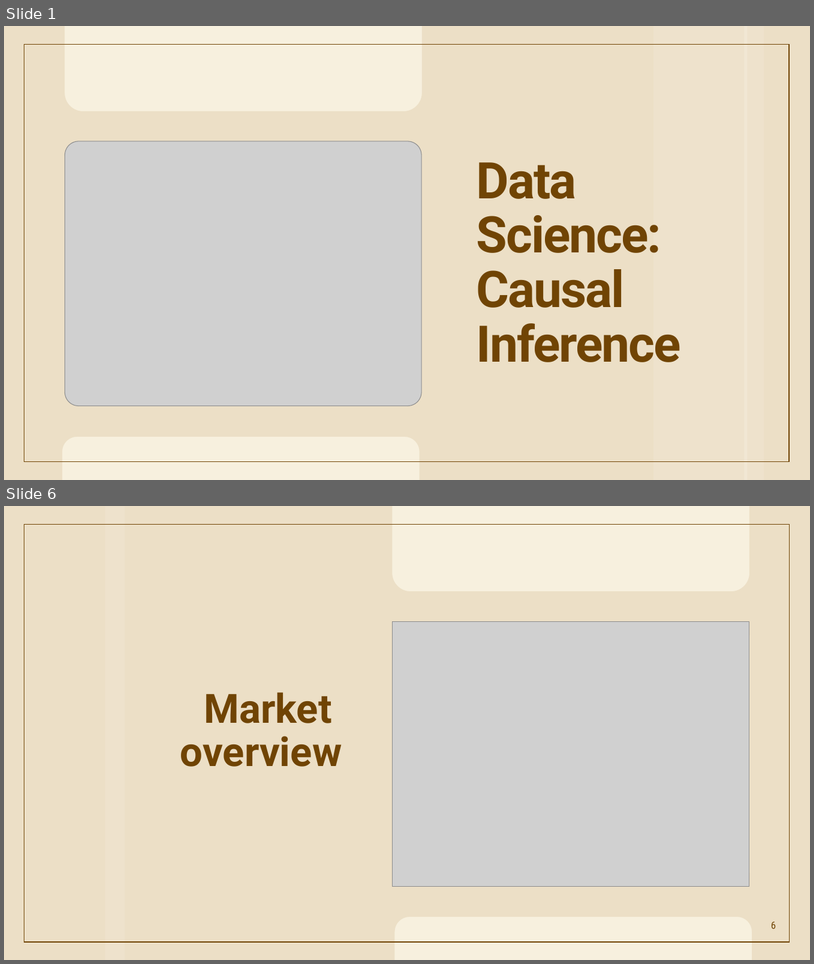
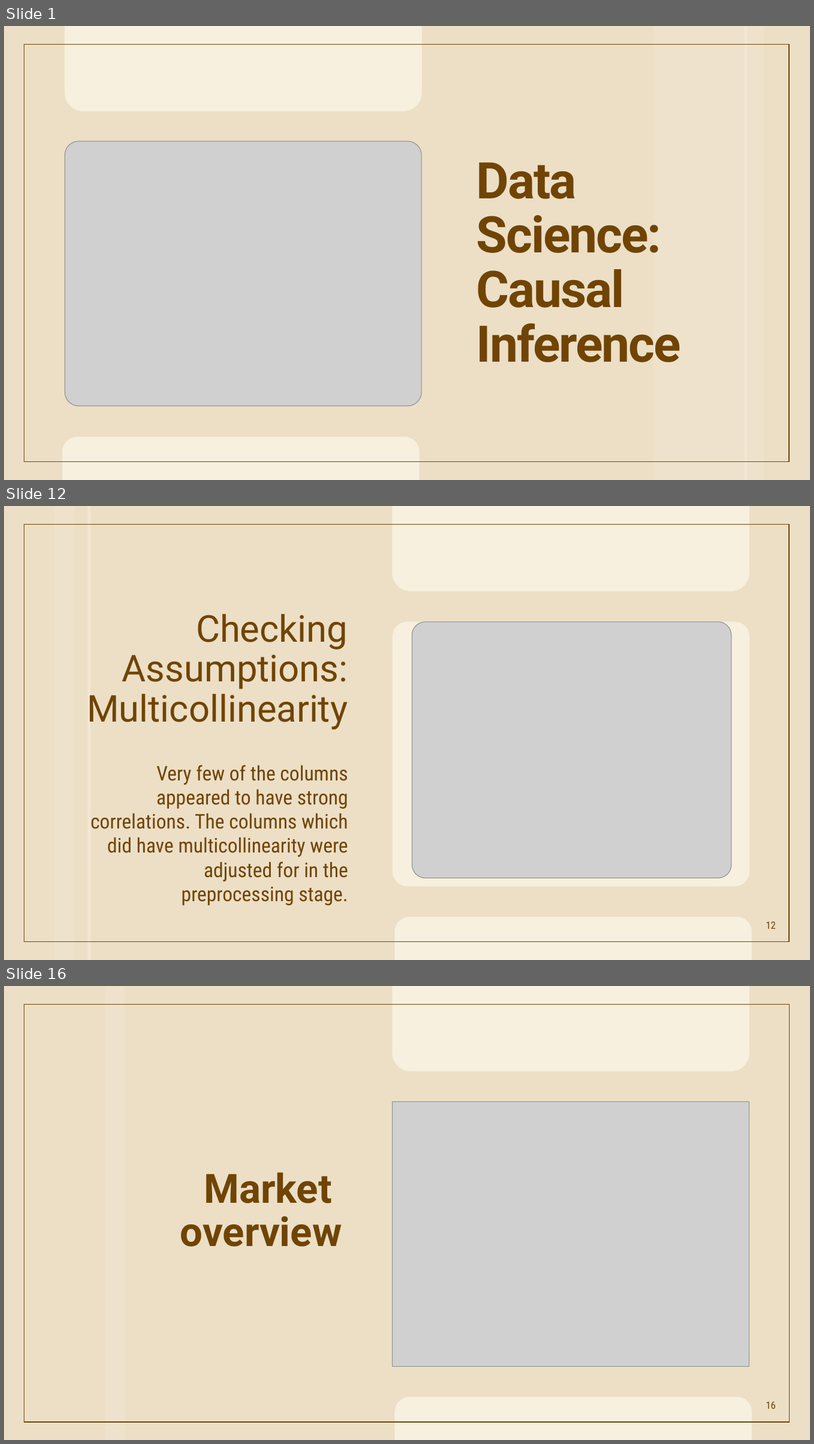
Before and after one commit to FaatimahMajothi98/Causal-Inference-Analysis, a slide deck: Causal Inference.pptx. Shown one above the other, each under a label of ours: slides 1 and 6 before the commit, slides 1, 12 and 16 after it; the slides between them are not shown. The pictures are 814x964 and 814x1444 pixels, drawn with LibreOffice and Linux fonts; fonts in the diff are those of the drawing; grey boxes stand for pictures; background and template pictures are left out. Boxes give left, top, right and bottom in pixels: in the first picture for what was removed or moved away, otherwise in the second. Text is boxed around its words. In the diff, an @@ line names an element or a change of style, - is before the commit and + after.

Commit message:
Images saved, presentation added (incomplete)

```diff
--- a/Causal Inference.pptx
+++ b/Causal Inference.pptx
@@ slide 12 added at (4,506,810,960), background #F7F0DE; not listed: 1 template element that a slide beside it also shows @@
@@ freeform shape added at (4,506,810,960), fill #ECDFC6 @@
@@ rectangle added at (54,506,74,960), fill #EEE2CC @@
@@ rectangle added at (87,506,90,960), fill #F1E7D4 @@
@@ title added at (87,614,348,729), 44 pt, text #704404 @@
+Checking Assumptions: Multicollinearity
@@ picture added at (413,622,732,877) @@
@@ text added at (90,765,348,905), 24 pt, text #704404 @@
+Very few of the columns appeared to have strong correlations. The columns which did have multicollinearity were adjusted for in the preprocessing stage.
@@ page number added at (766,921,776,928), 12 pt, text #704404 @@
+12
@@ what was slide 6 is now slide 16 @@
@@ page number at (766,1401,776,1408): text changed @@
-6
+16
```
Also in this commit, not shown: 1 slide changed, 12 other slides added, 4 slides removed, 7 other files.
